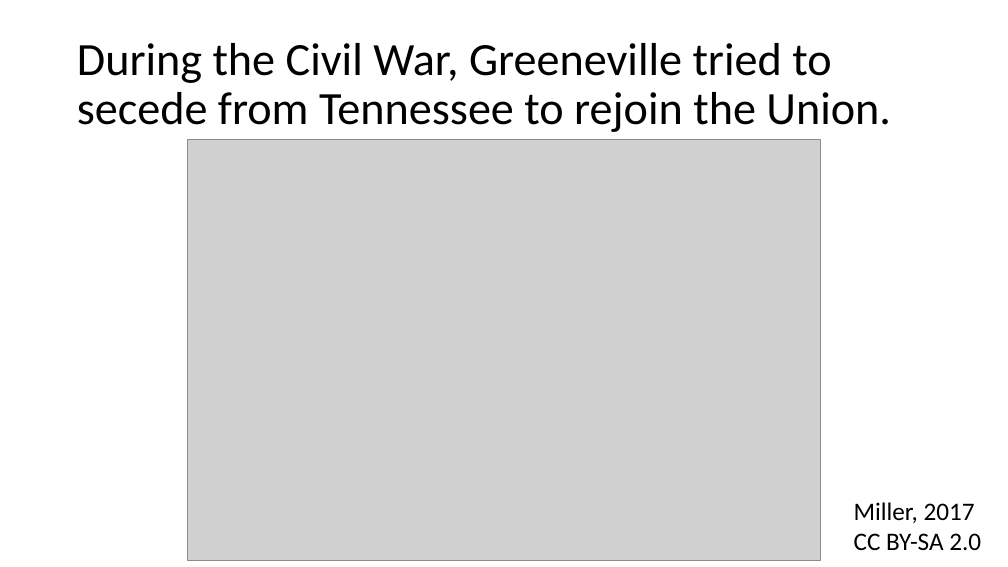
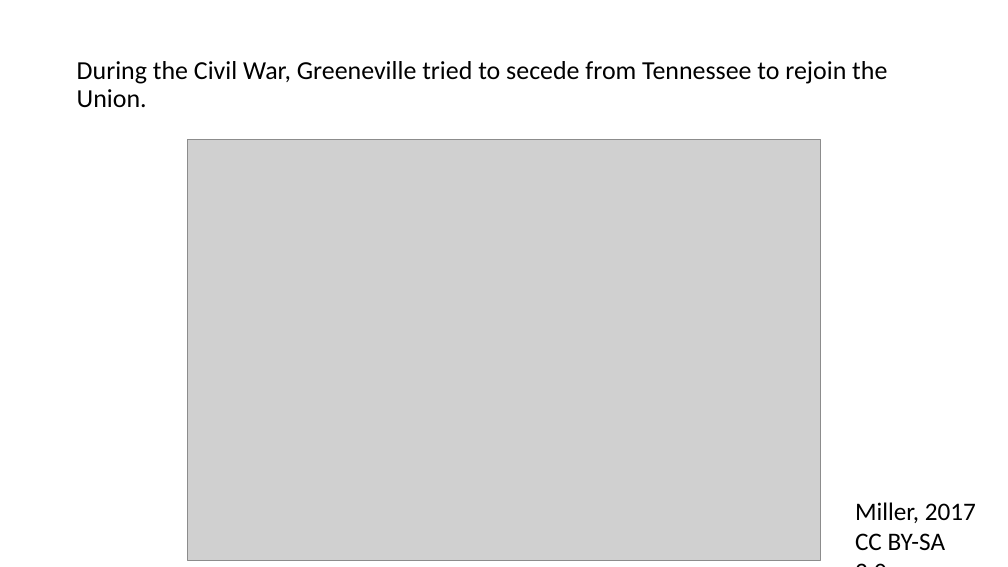
Before and after one commit to kurtisdmiller/kurtisdmiller.github.io, a slide deck: slide 3 of course/public-speaking/visual-aid/example-visual-aid.pptx (slide 5 before the commit). Drawn at 1008x567 pixels with LibreOffice and Linux fonts; fonts in the diff are those of the drawing; grey boxes stand for pictures. Boxes give left, top, right and bottom in pixels: in the first picture for what was removed or moved away, otherwise in the second. Text is boxed around its words. In the diff, an @@ line names an element or a change of style, - is before the commit and + after.

```diff
--- a/course/public-speaking/visual-aid/example-visual-aid.pptx
+++ b/course/public-speaking/visual-aid/example-visual-aid.pptx
@@ text "During the Civil War, Greeneville ..." at [77, 61, 887, 107]: size 44 to 24.6 pt @@
@@ text "Miller, 2017" rewrapped from [854, 502, 981, 550] to [855, 502, 976, 550] @@
```
Also in this commit, not shown: 5 other slides changed, 19 other files.
